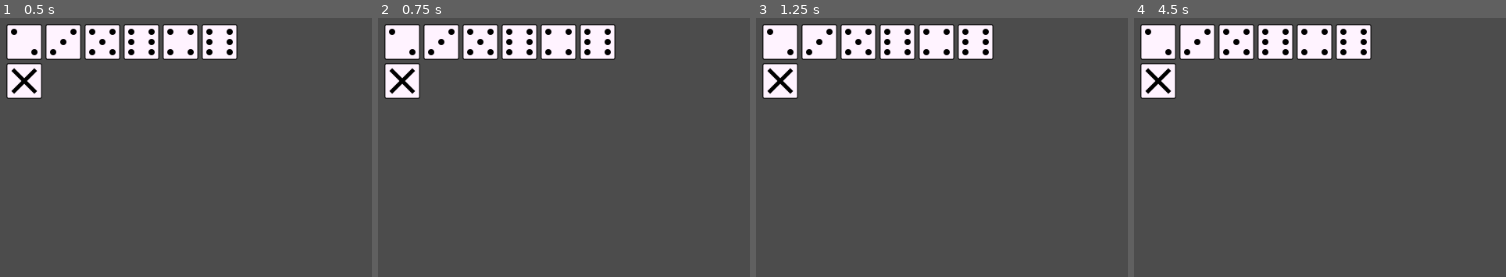
Above: before the commit, frames 1-4 (left to right).
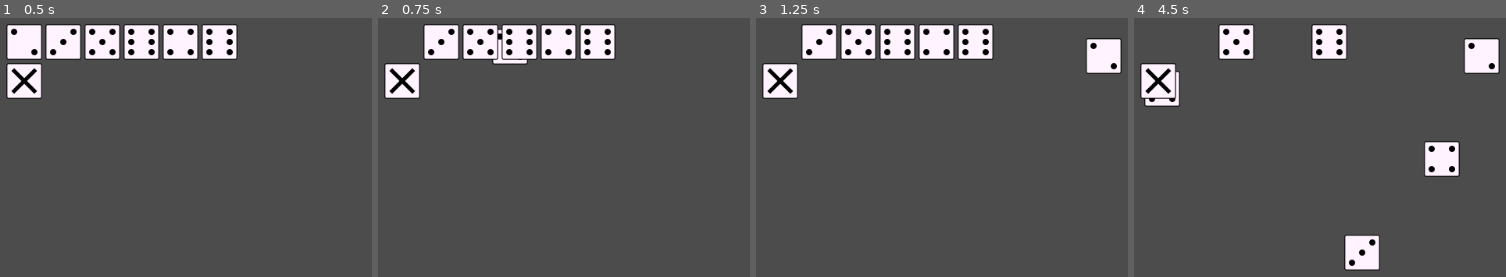
Above: after the commit, the same moments.

Repository: mraich/lantern
Game: Godot game, scene res://scenes/world.tscn
Same seed, same stepped clock (60 frames per second), same inputs: the game is played once before the commit and once after it.
Inputs (mouse positions are in pixels of both pictures, inside the frame that each line leads up to):
- Up to frame 1 (0.5 s): no input
- Up to frame 2 (0.75 s): tap Enter at 0.5 s; drag from (404, 41) to (727, 56) at 0.52 s
- Up to frame 3 (1.25 s): no input
- Up to frame 4 (4.5 s): tap Space at 1.25, 2.75, 4.25 s; drag from (1197, 41) to (1360, 253) at 1.27 s; tap Enter at 2, 3.5 s; move the mouse to (1238, 41) at 2.02 s; click (1238, 41) at 2.17 s; drag from (1275, 41) to (1163, 87) at 2.77 s; drag from (1316, 41) to (1442, 157) at 3.52 s; drag from (1353, 41) to (1282, 41) at 4.27 s

Frame 1 is identical in both runs. In frame 2, 1.6% of the frame differs, in the area x 1-41%, y 2-19%; in frame 3, 2.6%; in frame 4, 10%, in the area x 1-99%, y 2-98%.

Commit message:
DicePlayable:: Az elmozdíthatóság kezdetei a StaticBody2D kihasználásával.
  Ehhez szükség van a Pickable tulajdonság engedélyezésére is.

Diff:
--- a/scenes/dice/dice_playable.tscn
+++ b/scenes/dice/dice_playable.tscn
@@ -1,48 +1,8 @@
-[gd_scene load_steps=5 format=2]
+[gd_scene load_steps=3 format=2]
 
 [ext_resource path="res://scenes/dice/dice_rollable.tscn" type="PackedScene" id=1]
 [ext_resource path="res://scripts/dice/dice_playable.gd" type="Script" id=2]
 
-[sub_resource type="GDScript" id=2]
-script/source = "# script: dice_area
-
-extends Area2D
-
-# Indicating that someone begins dragging the dice by this area.
-signal on_dice_drag_starts
-
-# Indicating that someone ends dragging the dice by this area.
-signal on_dice_drag_ends
-
-# Indicating that the dice is selected now.
-var drag
-
-func _ready():
-	drag = false
-	pass
-
-# Capturing the input events.
-func _input_event(viewport, event, shape_idx):
-# We are only interested in left clicks now.
-	if event is InputEventMouseButton:
-		if event.button_index == BUTTON_LEFT:
-			if event.is_pressed() and !drag:
-				drag = true
-				emit_signal(\"on_dice_drag_starts\")
-			if !event.is_pressed() and drag:
-				drag = false
-				emit_signal(\"on_dice_drag_ends\")
-	pass
-"
-
-[sub_resource type="RectangleShape2D" id=1]
-extents = Vector2( 20.832, 20.832 )
-
-[node name="dice_playable" index="0" instance=ExtResource( 1 )]
+[node name="dice_playable" instance=ExtResource( 1 )]
+input_pickable = true
 script = ExtResource( 2 )
-
-[node name="dice_area" type="Area2D" parent="." index="1"]
-script = SubResource( 2 )
-
-[node name="dice_shape" type="CollisionShape2D" parent="dice_area" index="0"]
-shape = SubResource( 1 )
--- a/scripts/dice/dice_playable.gd
+++ b/scripts/dice/dice_playable.gd
@@ -2,18 +2,25 @@
 
 extends "res://scripts/dice/dice_rollable.gd"
 
+var _drag = false
+var _drag_offset = Vector2()
+
 func _ready():
-	# Setting signal for recognize clicking on the dice area.
-	get_node("dice_area").connect("on_dice_drag_starts", self, "_on_dice_drag_starts")
-	get_node("dice_area").connect("on_dice_drag_ends", self, "_on_dice_drag_ends")
 	pass
 
-func _on_dice_drag_starts():
-	print("drag starts")
+func _input_event(viewport, event, shape_idx):
+	if event is InputEventMouseButton:
+		# Setting values for dragging.
+		# If the moust button is pressed we drag the dice.
+		_drag = event.pressed
+		_drag_offset = position - get_global_mouse_position()
 	pass
 
-func _on_dice_drag_ends():
-	print("drag ends")
+func _process(delta):
+	if _drag:
+		# When we drag the dice we move it according to the position of the mouse.
+		if Input.is_mouse_button_pressed(BUTTON_LEFT):
+			position = get_global_mouse_position() + _drag_offset
 	pass
 
 func inc():
